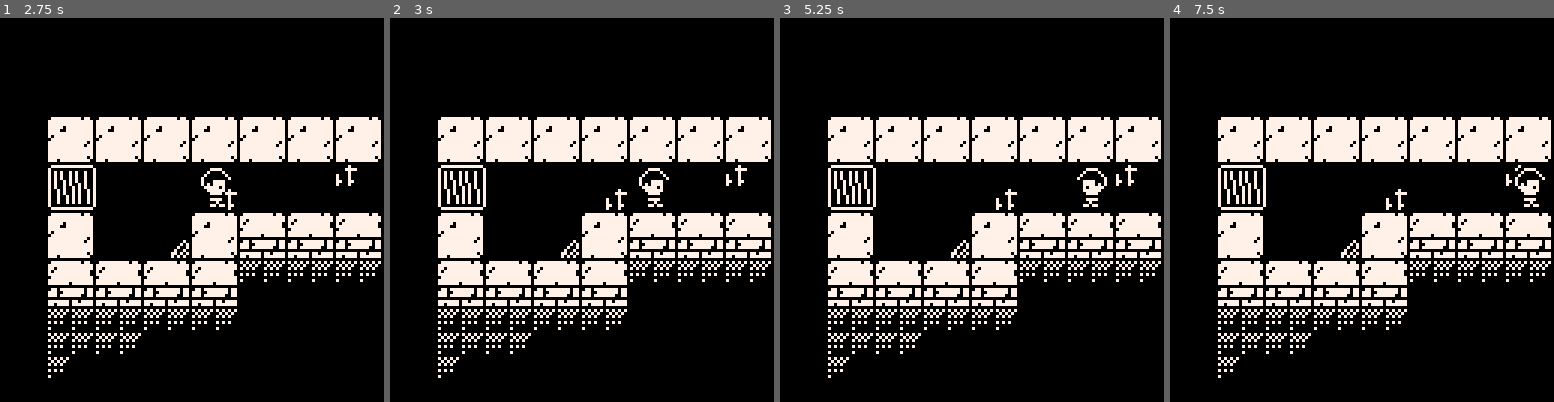
Above: before the commit, frames 1-4 (left to right).
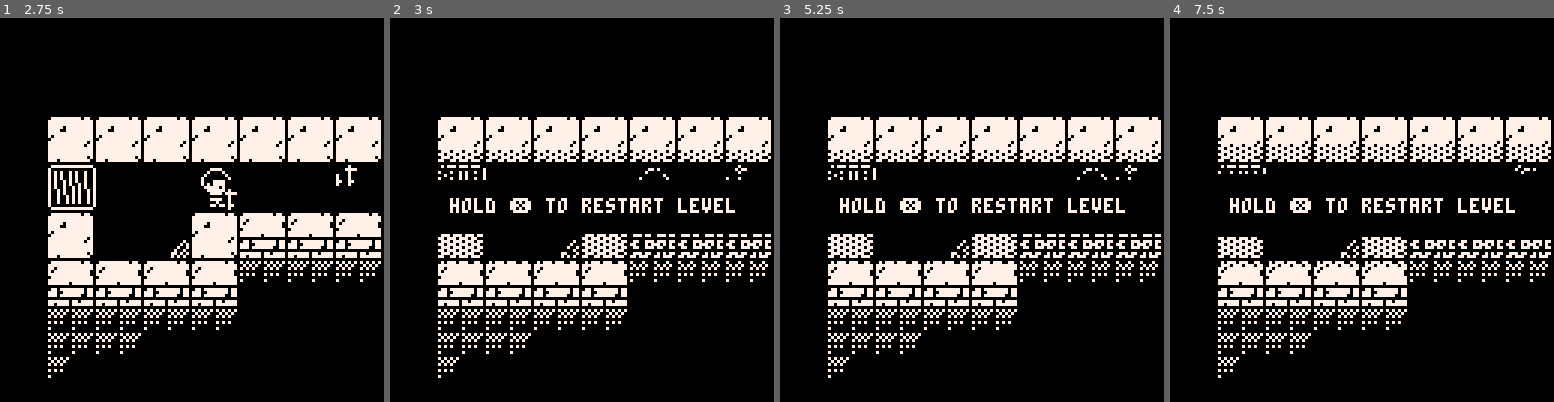
Above: after the commit, the same moments.

Repository: lucasmncastro/davis-puzzle
Game: PICO-8 cartridge davi.p8
Same seed, same stepped clock (60 frames per second), same inputs: the game is played once before the commit and once after it.
Inputs:
- Up to frame 1 (2.75 s): tap X (X key) at 0.33, 1.07, 1.85 s; hold Right 1.6-2.1 s; hold Up 2.15-2.42 s; hold Right from 2.47 s (still down)
- Up to frame 2 (3 s): keep holding Right; tap X (X key) at 2.97 s
- Up to frame 3 (5.25 s): release Right at 3.03 s; hold Left 3.08-3.58 s; hold Down 3.63-3.97 s; hold Right 4.02-4.68 s; tap X (X key) at 4.08, 5.2 s; hold Up 4.73-5.03 s; hold Left from 5.08 s (still down)
- Up to frame 4 (7.5 s): release Left at 5.68 s; hold Down 5.73-6.03 s; hold Right 6.08-6.58 s; tap X (X key) at 6.32, 7.43 s; hold Right 6.63-7.13 s; hold Up 7.18-7.45 s

Frame 1 is identical in both runs. In frame 2, 6.3% of the frame differs, in the area x 12-100%, y 34-65%; in frame 3, 6.3%; in frame 4, 7.2%, in the area x 12-100%, y 32-65%.

Commit message:
Hold x to restart level

Diff:
--- a/davi.p8
+++ b/davi.p8
@@ -10,7 +10,7 @@
 -- x mudar porta no sucesso
 -- x mudar de nivel ao passar na porta
 -- x 10 niveis simples
--- - restart level (z)
+-- x restart level (x)
 -- - abertura
 -- - animacoes
 -- -  - movimentacao
@@ -28,6 +28,7 @@
  	p=3,
  	s=66
  }
+ tcancel=0
 
  levels={
   -- intro
@@ -87,6 +88,7 @@
  	},
  }
  level=1 --#levels
+ tlevel=0
  init_boxes()
 
  for l in all(levels) do
@@ -162,7 +164,7 @@
   for x=0,128,2 do
    local s=mget(x,y)
    if fget(s)==8 then
-    add(boxes,{x=x,y=y,s=s})
+    add(boxes,{x=x,y=y,x0=x,y0=y,s=s})
     mset(x,y)
     mset(x+1,y)
     mset(x,y+1)
@@ -209,6 +211,25 @@
  local step=16
  local dir
  local cur_level=levels[level]
+
+ tlevel+=1
+
+ if btn(❎) and tlevel>30 then
+  tcancel+=1
+  if tcancel>30 then
+   for b in all(cur_level.boxes) do
+    b.x=b.x0
+    b.y=b.y0
+   end
+   p.x=cur_level.start.x
+   p.y=cur_level.start.y
+   tcancel=0
+   tlevel=0
+   return
+  end
+ else
+ 	tcancel=0
+ end
 
  if btnp(⬅️) then
   dir=⬅️
@@ -325,6 +346,17 @@
  end
 
  spr(p.s,p.x,p.y,2,2,(p.p==1))
+
+ if tcancel>0 then
+  local t="hold ❎ to restart level"
+  local x0=p.x\128*128
+  local y0=p.y\128*128
+  fillp(░)
+  rectfill(x0,y0+55-tcancel^1.5-10,x0+128,y0+70+tcancel^1.5+10,0)
+  fillp()
+  rectfill(x0,y0+55-tcancel^1.5,x0+128,y0+70+tcancel^1.5,0)
+  print(t,x0+20,y0+60,7)
+ end
 
  --debug_p()
  --debug_map()
